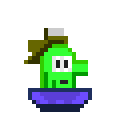
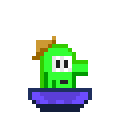
Layered file, before and after one edit (128x128). Changes by layer:
hid "Pasted Layer #8", painted on it over [24, 28, 68, 64]
